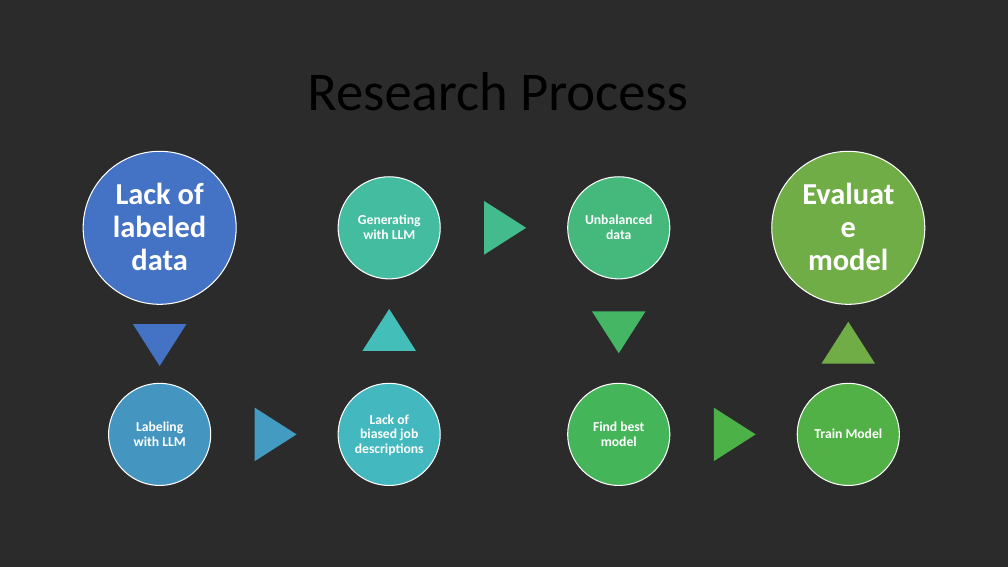
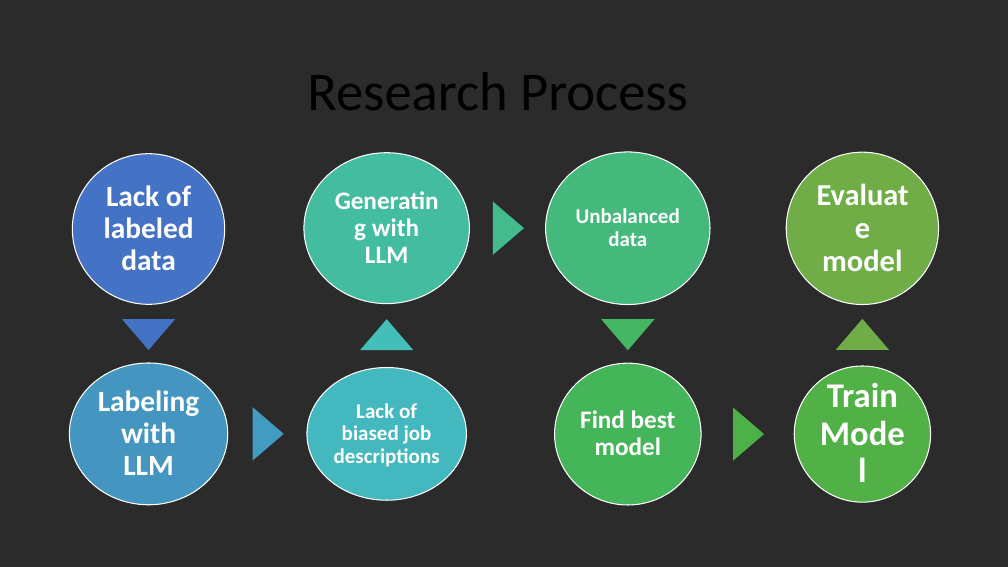
Before and after one commit to lironcohen8/Gender_Bias_in_Job_Descriptions, a slide deck: slide 9 of final presentation/Final presentation Team 5.pptx. Drawn at 1008x567 pixels with LibreOffice and Linux fonts; fonts in the diff are those of the drawing; background and template pictures are left out; a plain dark background stands for a picture behind light text. Boxes give left, top, right and bottom in pixels: in the first picture for what was removed or moved away, otherwise in the second. Text is boxed around its words. In the diff, an @@ line names an element or a change of style, - is before the commit and + after.

Commit message:
use bigger font

```diff
--- a/final presentation/Final presentation Team 5.pptx
+++ b/final presentation/Final presentation Team 5.pptx
@@ ellipse: place and size @@
-ellipse at (83, 151, 236, 304)
+ellipse at (73, 154, 225, 304)
@@ text "Lack of labeled data": place and size @@
-text "Lack of labeled data" at (113, 182, 206, 270)
+text "Lack of labeled data" at (104, 185, 194, 270)
@@ text "Lack of labeled data" at (104, 185, 194, 270): size 29 to 28 pt @@
@@ ellipse: place and size @@
-ellipse at (338, 177, 440, 279)
+ellipse at (304, 153, 470, 304)
@@ text "Generating with LLM" at (365, 218, 419, 263): size 13 to 24 pt; more space between paragraphs @@
@@ text "Generating with LLM": place and size @@
-text "Generating with LLM" at (358, 214, 421, 239)
+text "Generating with LLM" at (365, 218, 419, 263)
@@ ellipse: place and size @@
-ellipse at (568, 177, 670, 279)
+ellipse at (546, 152, 710, 305)
@@ text "Unbalanced data" at (576, 208, 680, 246): size 13 to 20 pt; more space between paragraphs @@
@@ text "Unbalanced data": place and size @@
-text "Unbalanced data" at (585, 214, 652, 239)
+text "Unbalanced data" at (576, 208, 680, 246)
@@ ellipse: place and size @@
-ellipse at (772, 151, 925, 304)
+ellipse at (786, 152, 939, 305)
@@ text "Evaluate model": place and size @@
-text "Evaluate model" at (808, 248, 888, 270)
+text "Evaluate model" at (822, 249, 902, 271)
@@ triangle: place and size @@
-triangle at (485, 201, 526, 255)
+triangle at (493, 201, 524, 255)
@@ triangle: place and size @@
-triangle at (133, 324, 187, 366)
+triangle at (122, 319, 175, 350)
@@ triangle: place and size @@
-triangle at (362, 309, 416, 351)
+triangle at (360, 319, 414, 350)
@@ triangle: place and size @@
-triangle at (592, 312, 646, 353)
+triangle at (601, 319, 655, 350)
@@ triangle: place and size @@
-triangle at (822, 322, 876, 364)
+triangle at (836, 319, 890, 350)
@@ ellipse: place and size @@
-ellipse at (109, 383, 211, 485)
+ellipse at (70, 363, 228, 505)
@@ text "Labeling with LLM": place and size @@
-text "Labeling with LLM" at (134, 421, 185, 446)
+text "Labeling with LLM" at (98, 390, 200, 475)
@@ text "Labeling with LLM" at (98, 390, 200, 475): size 13 to 28 pt; more space between paragraphs @@
@@ ellipse: place and size @@
-ellipse at (338, 383, 440, 485)
+ellipse at (307, 368, 467, 501)
@@ text "Lack of biased job descriptions": place and size @@
-text "Lack of biased job descriptions" at (355, 414, 424, 455)
+text "Lack of biased job descriptions" at (334, 403, 440, 467)
@@ text "Lack of biased job descriptions" at (334, 403, 440, 467): size 13 to 20 pt; more space between paragraphs @@
@@ ellipse: place and size @@
-ellipse at (568, 383, 670, 485)
+ellipse at (555, 363, 702, 505)
@@ text "Find best model": place and size @@
-text "Find best model" at (593, 421, 644, 446)
+text "Find best model" at (580, 410, 676, 455)
@@ text "Find best model" at (580, 410, 676, 455): size 13 to 24 pt; more space between paragraphs @@
@@ ellipse: place and size @@
-ellipse at (798, 383, 900, 485)
+ellipse at (795, 366, 931, 502)
@@ text "Train Model": place and size @@
-text "Train Model" at (814, 428, 883, 438)
+text "Train Model" at (827, 383, 898, 408)
@@ text "Train Model" at (827, 383, 898, 408): size 13 to 33 pt; more space between paragraphs @@
@@ triangle: place and size @@
-triangle at (255, 408, 296, 461)
+triangle at (253, 407, 284, 461)
@@ triangle: place and size @@
-triangle at (714, 408, 755, 461)
+triangle at (734, 408, 765, 461)
```
